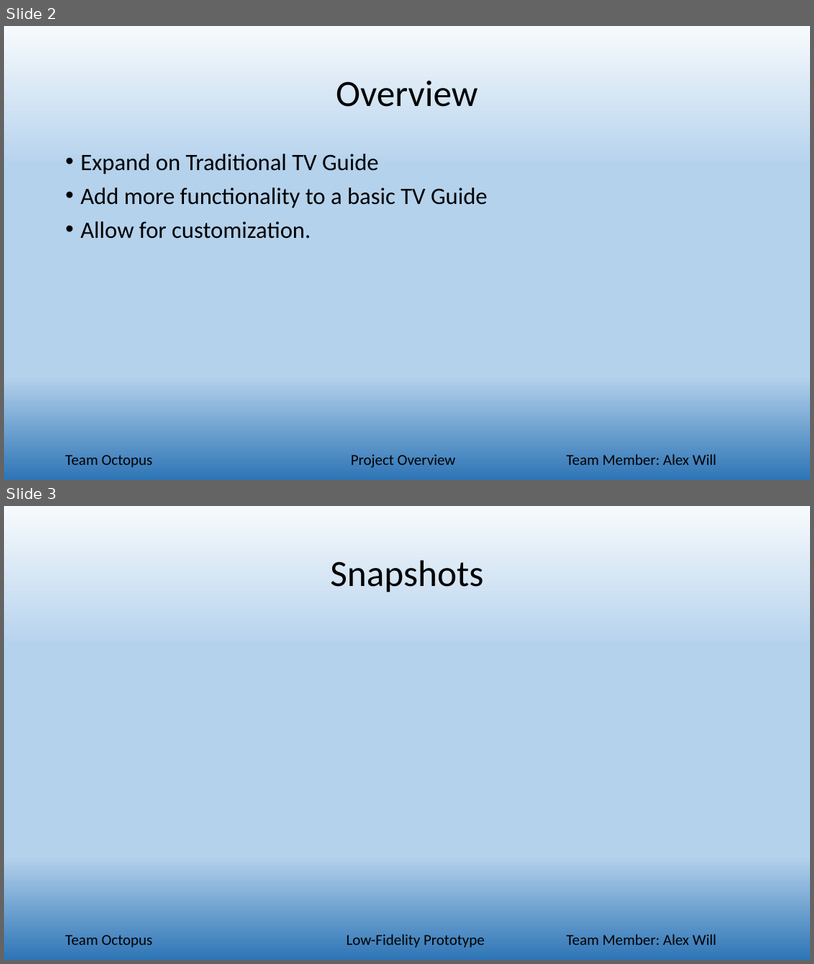
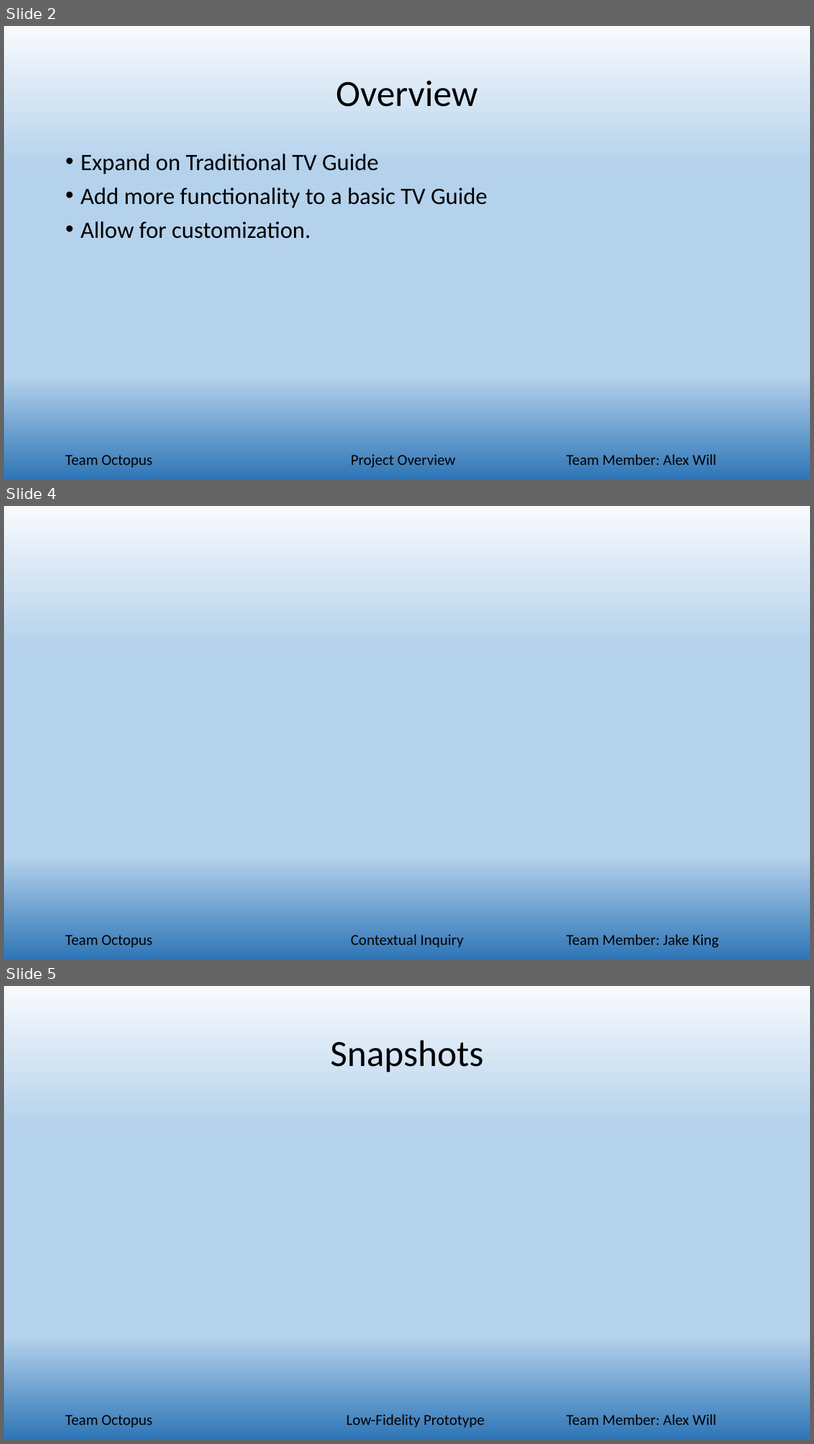
Before and after one commit to alwill/SchoolProjects, a slide deck: TeamOctopus/phase6/team_Octopus_Presentation.pptx. Shown one above the other, each under a label of ours: slides 2 and 3 before the commit, slides 2, 4 and 5 after it; the slides between them are not shown. The pictures are 814x964 and 814x1444 pixels, drawn with LibreOffice and Linux fonts; fonts in the diff are those of the drawing. Boxes give left, top, right and bottom in pixels: in the first picture for what was removed or moved away, otherwise in the second. Text is boxed around its words. In the diff, an @@ line names an element or a change of style, - is before the commit and + after.

```diff
--- a/TeamOctopus/phase6/team_Octopus_Presentation.pptx
+++ b/TeamOctopus/phase6/team_Octopus_Presentation.pptx
@@ slide 4 added at (x1=4, y1=506, x2=810, y2=960), background gradient #F7FAFD to #B5D2EC to #2E75B6 @@
@@ text added at (x1=65, y1=934, x2=153, y2=947), 18 pt, text #000000 @@
+Team Octopus
@@ text added at (x1=351, y1=934, x2=464, y2=947), 18 pt, text #000000 @@
+Contextual Inquiry
@@ text added at (x1=566, y1=934, x2=720, y2=947), 18 pt, text #000000 @@
+Team Member: Jake King
@@ what was slide 3 is now slide 5 @@
```
Also in this commit, not shown: 8 other slides added.
